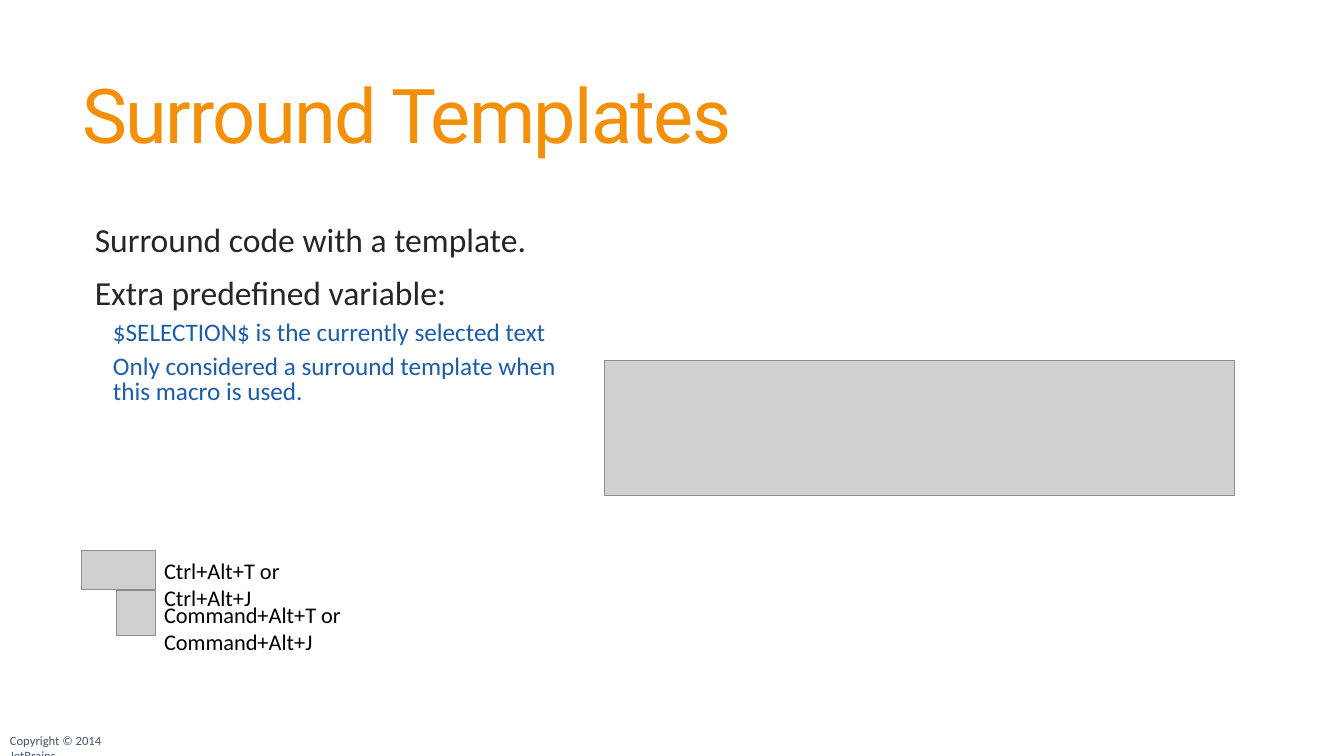
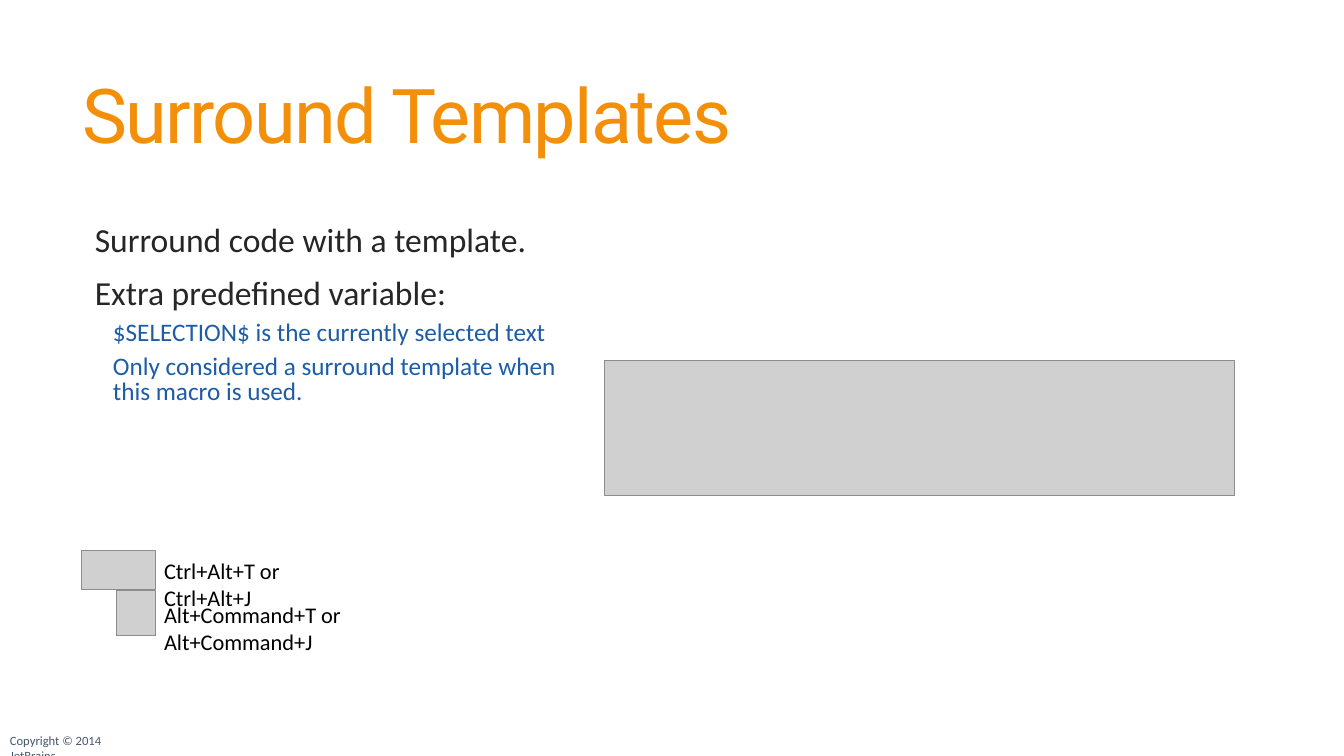
Before and after one commit to JetBrains/phpstorm-workshop, a slide deck: slide 55 of PhpStorm Workshop.pptx. Drawn at 1344x756 pixels with LibreOffice and Linux fonts; fonts in the diff are those of the drawing; grey boxes stand for pictures; background and template pictures are left out. Boxes give left, top, right and bottom in pixels: in the first picture for what was removed or moved away, otherwise in the second. Text is boxed around its words. In the diff, an @@ line names an element or a change of style, - is before the commit and + after.

```diff
--- a/PhpStorm Workshop.pptx
+++ b/PhpStorm Workshop.pptx
@@ text at <box>164,604,341,650</box>: text changed @@
-Command+Alt+T or Command+Alt+J
+Alt+Command+T or Alt+Command+J
```
Also in this commit, not shown: 29 other slides changed, 1 other file.
